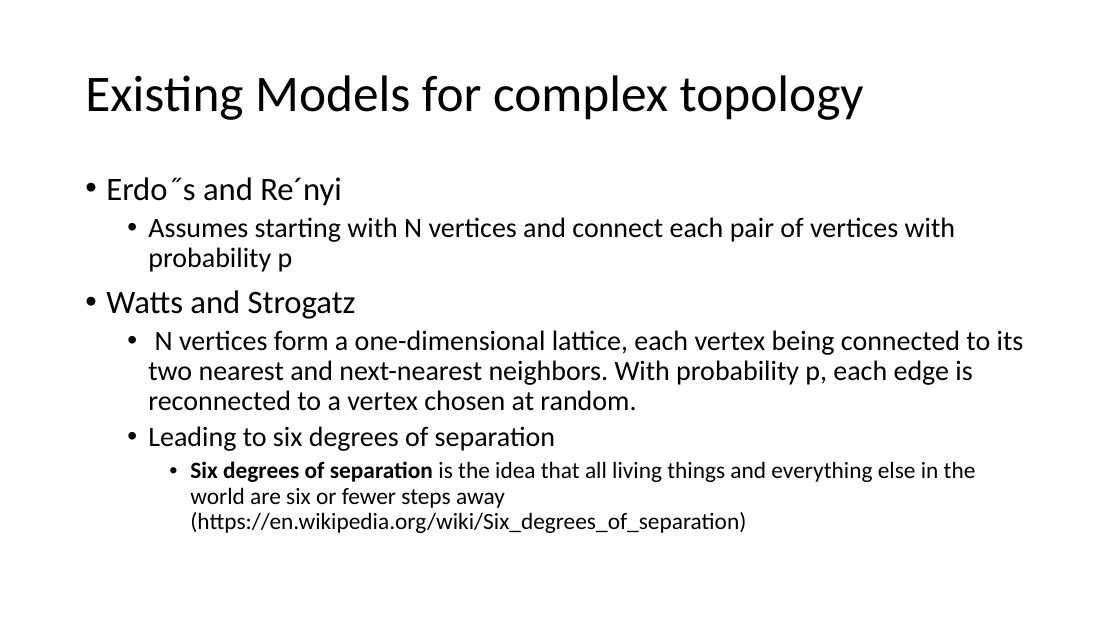
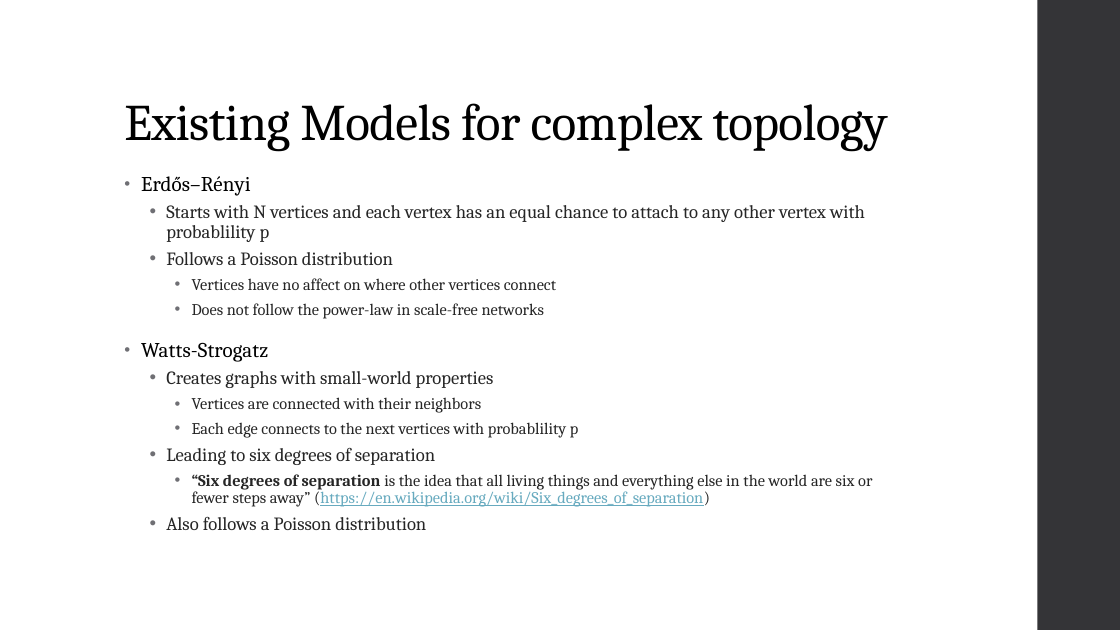
Before and after one commit to JefreyHildebrandt/UCF-Schoolwork, a slide deck: slide 11 of CAP6675 - Complex Adaptive Systems/EmergenceOfScalingPresentation/PresentationDraft2.pptx (slide 12 before the commit). Drawn at 1120x630 pixels with LibreOffice and Linux fonts; fonts in the diff are those of the drawing. Boxes give left, top, right and bottom in pixels: in the first picture for what was removed or moved away, otherwise in the second. Text is boxed around its words. In the diff, an @@ line names an element or a change of style, - is before the commit and + after.

Commit message:
Adding new presentation slides

```diff
--- a/CAP6675 - Complex Adaptive Systems/EmergenceOfScalingPresentation/PresentationDraft2.pptx
+++ b/CAP6675 - Complex Adaptive Systems/EmergenceOfScalingPresentation/PresentationDraft2.pptx
@@ rectangle added at [1038,0,1120,630], fill #353537 @@
@@ title "Existing Models for complex topology": place and size @@
-title "Existing Models for complex topology" at [85,75,864,120]
+title "Existing Models for complex topology" at [124,103,888,151]
@@ title "Existing Models for complex topology" at [124,103,888,151]: font Calibri to Cambria, letter spacing 0 to -0.5 pt; vertical alignment middle to bottom @@
@@ text "Erdős–Rényi": place and size @@
-text "Erdős–Rényi" at [106,177,1024,533]
+text "Erdős–Rényi" at [141,176,872,530]
@@ text at [141,176,865,438]: text changed; size 24 to 14 pt; font Calibri to Cambria; text colour #000000 to #262626 @@
-• Erdo˝s and Re´nyi
-  • Assumes starting with N vertices and connect each pair of vertices with probability p
-• Watts and Strogatz
-  • N vertices form a one-dimensional lattice, each vertex being connected to its two nearest and next-nearest neighbors. With probability p, each edge is reconnected to a vertex chosen at random.
+• Erdős–Rényi
+  • Starts with N vertices and each vertex has an equal chance to attach to any other vertex with probablility p
+  • Follows a Poisson distribution
+    • Vertices have no affect on where other vertices connect
+    • Does not follow the power-law in scale-free networks
+• Watts-Strogatz
+  • Creates graphs with small-world properties
+    • Vertices are connected with their neighbors
+    • Each edge connects to the next vertices with probablility p
@@ text at [166,448,435,465]: size 24 to 16 pt, font Calibri to Cambria, text colour #000000 to #262626 in "Leading to six degrees of separation"; indent changed; more space between paragraphs @@
@@ text at [166,474,872,530]: text changed; size 20 to 14 pt; font Calibri to Cambria; text colour #000000 to #262626 @@
-    • Six degrees of separation is the idea that all living things and everything else in the world are six or fewer steps away (https://en.wikipedia.org/wiki/Six_degrees_of_separation)
+    • “Six degrees of separation is the idea that all living things and everything else in the world are six or fewer steps away” (https://en.wikipedia.org/wiki/Six_degrees_of_separation)
+  • Also follows a Poisson distribution
```
Also in this commit, not shown: 16 other slides changed, 7 slides added, 5 slides removed, 4 other files.
